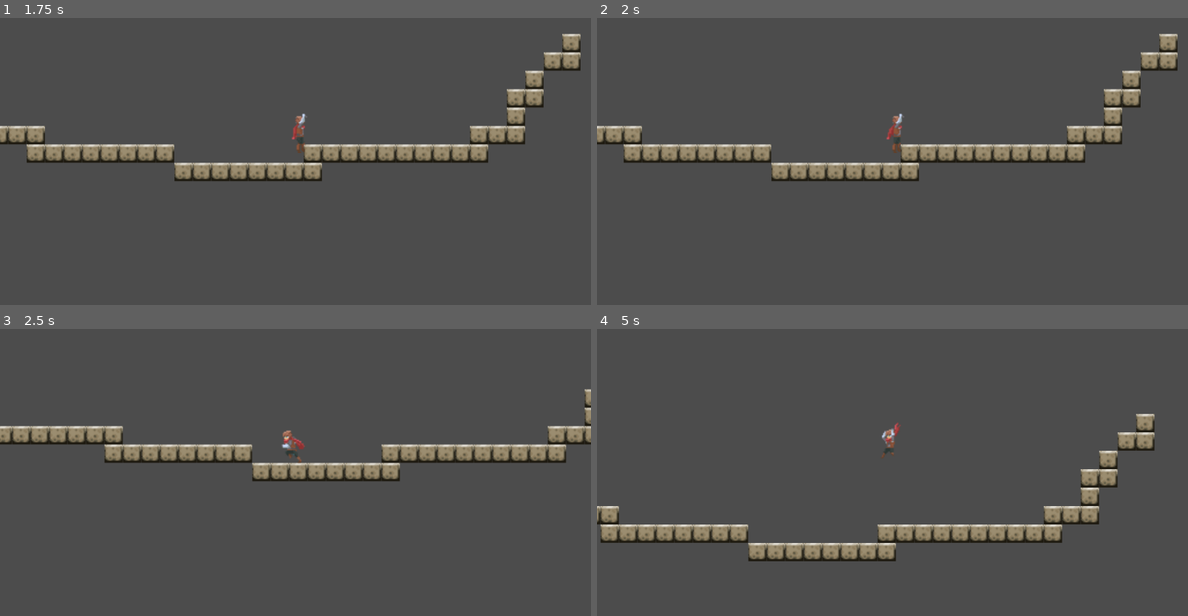
Above: before the commit, frames 1-4 (two rows, left to right).
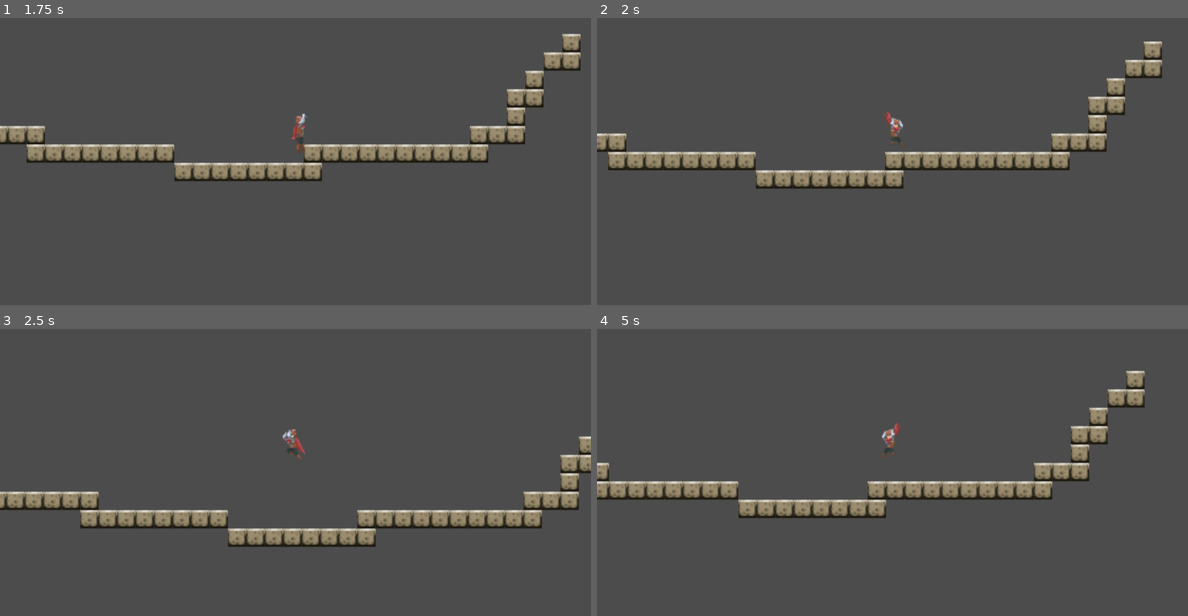
Above: after the commit, the same moments.

Repository: Burd88/-platformgame
Game: Godot game, scene res://game.tscn
Two runs of this game, one before a commit and one after it. Both use one fixed random seed, a clock stepped at 60 frames per second and the inputs below.
Inputs:
- Up to frame 1 (1.75 s): tap Enter at 0.5 s; hold D (ui_right) from 0.53 s (still down); tap W (ui_up) at 0.6, 0.77, 1.07, 1.35, 1.52 s
- Up to frame 2 (2 s): keep holding D (ui_right); tap W (ui_up) at 1.82 s
- Up to frame 3 (2.5 s): release D (ui_right) at 2.03 s; hold A (ui_left) from 2.03 s (still down); tap W (ui_up) at 2.1 s
- Up to frame 4 (5 s): release A (ui_left) at 2.78 s; hold D (ui_right) 2.78-4.28 s; tap W (ui_up) at 2.85, 3.02, 3.32, 3.6, 3.77, 4.07, 4.35, 4.52, 4.82 s; hold A (ui_left) from 4.28 s (still down)

Frame 1 is identical in both runs. In frame 2, 9.6% of the frame differs, in the area x 0-99%, y 5-60%; in frame 3, 14%, in the area x 0-100%, y 20-76%; in frame 4, 14%.

Commit message:
отчистка еще

Diff:
--- a/player/Player.gd
+++ b/player/Player.gd
@@ -59,48 +59,15 @@
 
 	elif direction.x == 0 and direction.y == 0 and swim == false and open_door == false and attack == false and !is_on_wall():
 		if velocity.y == 0:
-
 			$spr.animation = "idle"
-
 		elif velocity.y > 0:
 			$spr.animation = "fall"
 
 	if direction.x > 0:
 		$spr.flip_h = false
-	#	$colis_down.position.x = 4
-	#	$colis_up.position.x = 4
-		#$check_cell.position.x = 4
-		#$colis_hang.position.x = 10
-		#$colis_hang.position.y = -12
-		#$colis_hang.rotation_degrees = 270
+
 	elif direction.x < 0:
 		$spr.flip_h = true
-	#	$colis_down.position.x = -4
-		#$colis_up.position.x = -4
-		#$check_cell.position.x = -4
-		#$colis_hang.position.x = -10
-		#$colis_hang.position.y = -12
-		#$colis_hang.rotation_degrees = 90
-
-	#if direction.y == -1 :#and check_cell:
-	#	$colis_up.disabled = true
-	#	$check_cell.enabled = true
-		#$check_cell.show()
-	#elif direction.y == 1 :#and !check_cell:
-	#	$colis_up.disabled = false
-	#	$check_cell.enabled = false
-		#$check_cell.hide()
-	#else :
-	#	$colis_up.disabled = false
-		#$check_cell.enabled = false
-		#$check_cell.hide()
-
-	#if $check_cell.is_colliding():
-		#check_cell = true
-		#print($check_cell.get_collider())
-		#print($check_cell.get_collision_normal())
-	#else:
-		#check_cell = false
 
 	distance.x = speed*delta
 	velocity.x = (direction.x*distance.x)/delta
@@ -133,12 +100,12 @@
 		$spr.animation = "hang1"
 
 
-		#if Input.is_action_just_pressed("ui_up"):
-		#	velocity.y = -jump_speed
-		#	direction.y = 1
-		#if Input.is_action_just_pressed("ui_down"):
-		#	velocity.y = jump_speed
-		#	direction.y = 1
+		if Input.is_action_just_pressed("ui_up"):
+			velocity.y = -jump_speed
+			direction.y = 1
+		if Input.is_action_just_pressed("ui_down"):
+			velocity.y = jump_speed
+			direction.y = 1
 
 	if is_on_ceiling():
 		velocity.y = 0
